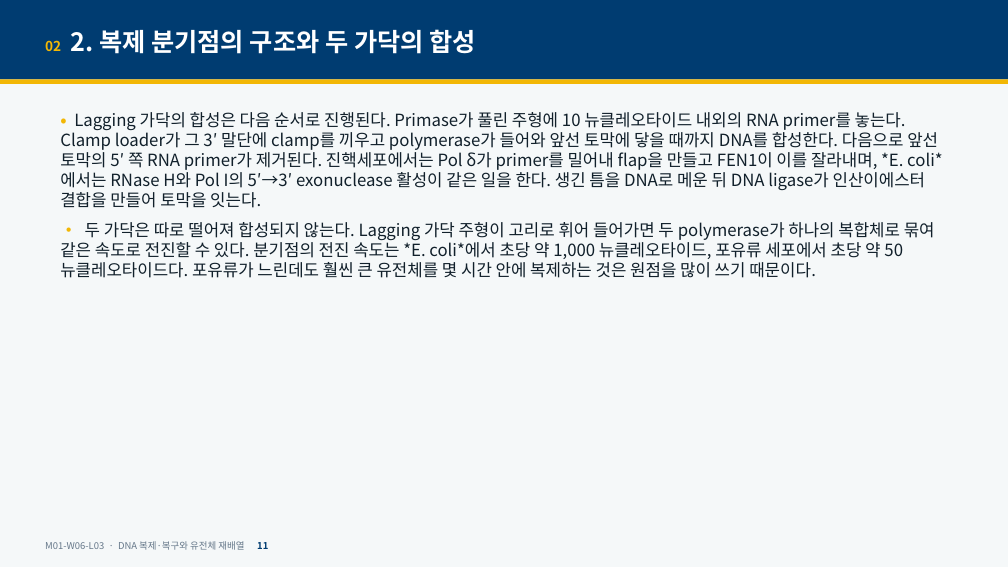
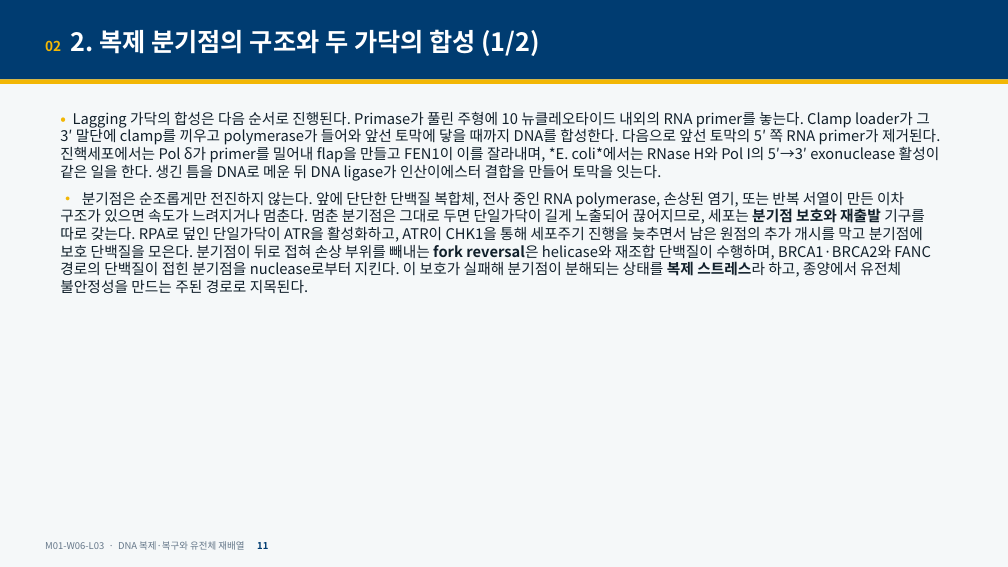
Before and after one commit to hoperiasd2/hoperiasd2.github.io, a slide deck: slide 11 of curriculum/M01/W06/L03/slides.pptx. Drawn at 1008x567 pixels with LibreOffice and Linux fonts; fonts in the diff are those of the drawing. Boxes give left, top, right and bottom in pixels: in the first picture for what was removed or moved away, otherwise in the second. Text is boxed around its words. In the diff, an @@ line names an element or a change of style, - is before the commit and + after.

```diff
--- a/curriculum/M01/W06/L03/slides.pptx
+++ b/curriculum/M01/W06/L03/slides.pptx
@@ text at (45,29,540,56): text changed @@
-02 2. 복제 분기점의 구조와 두 가닥의 합성
+02 2. 복제 분기점의 구조와 두 가닥의 합성 (1/2)
@@ text at (60,111,940,181): size 16 to 14 pt in "• Lagging 가닥의 합성은 다음 순서로 진행된다. ..." @@
@@ text at (60,191,930,293): text changed; size 16 to 14 pt @@
-• 두 가닥은 따로 떨어져 합성되지 않는다. Lagging 가닥 주형이 고리로 휘어 들어가면 두 polymerase가 하나의 복합체로 묶여 같은 속도로 전진할 수 있다. 분기점의 전진 속도는 *E. coli*에서 초당 약 1,000 뉴클레오타이드, 포유류 세포에서 초당 약 50 뉴클레오타이드다. 포유류가 느린데도 훨씬 큰 유전체를 몇 시간 안에 복제하는 것은 원점을 많이 쓰기 때문이다.
+• 분기점은 순조롭게만 전진하지 않는다. 앞에 단단한 단백질 복합체, 전사 중인 RNA polymerase, 손상된 염기, 또는 반복 서열이 만든 이차 구조가 있으면 속도가 느려지거나 멈춘다. 멈춘 분기점은 그대로 두면 단일가닥이 길게 노출되어 끊어지므로, 세포는 분기점 보호와 재출발 기구를 따로 갖는다. RPA로 덮인 단일가닥이 ATR을 활성화하고, ATR이 CHK1을 통해 세포주기 진행을 늦추면서 남은 원점의 추가 개시를 막고 분기점에 보호 단백질을 모은다. 분기점이 뒤로 접혀 손상 부위를 빼내는 fork reversal은 helicase와 재조합 단백질이 수행하며, BRCA1·BRCA2와 FANC 경로의 단백질이 접힌 분기점을 nuclease로부터 지킨다. 이 보호가 실패해 분기점이 분해되는 상태를 복제 스트레스라 하고, 종양에서 유전체 불안정성을 만드는 주된 경로로 지목된다.
```
Also in this commit, not shown: 40 other slides changed, 11 slides added, 5 other files.
